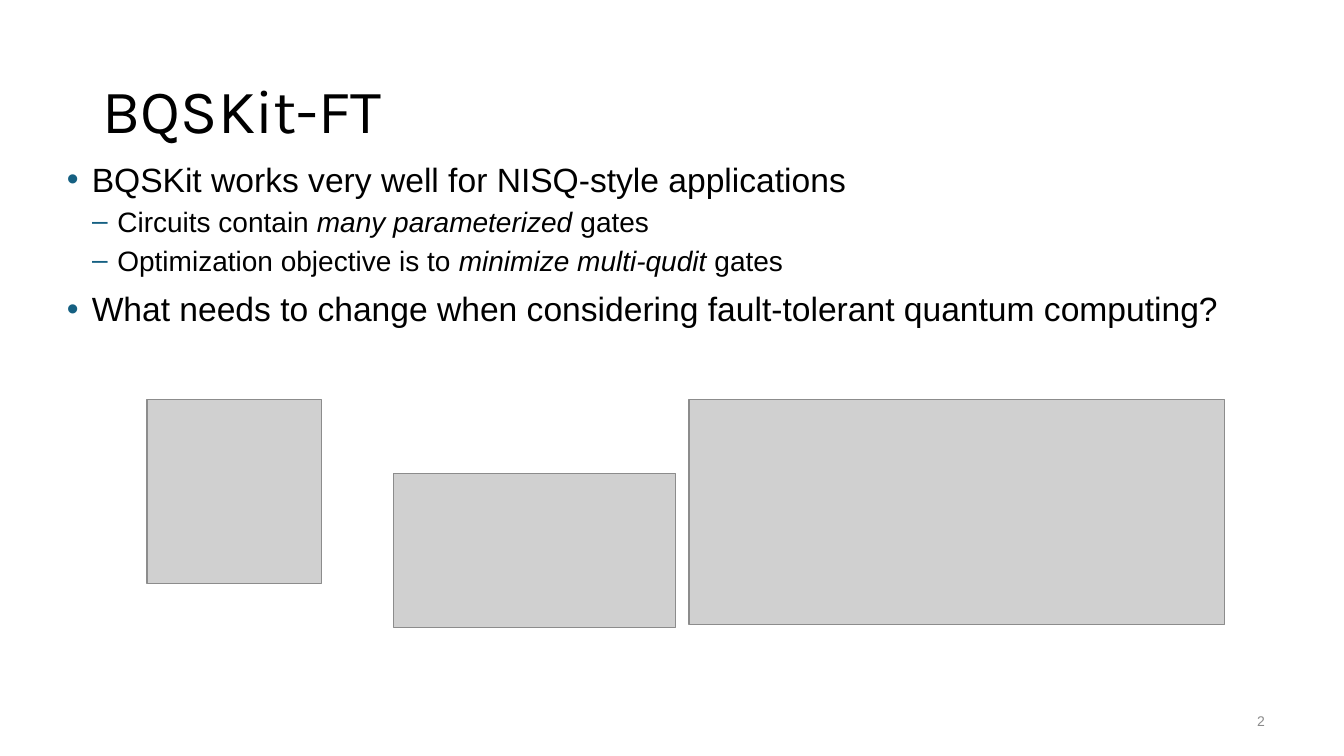
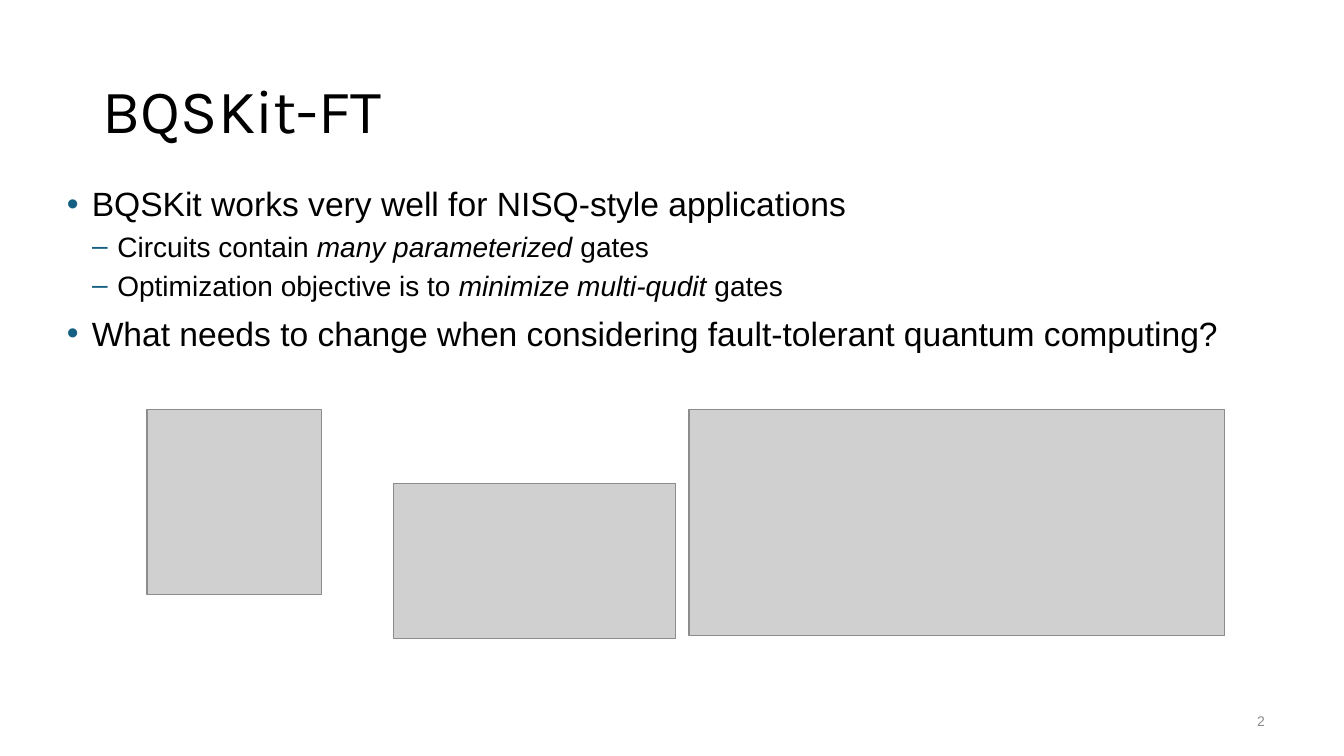
Before and after one commit to BQSKit/bqskit-tutorial, a slide deck: slide 2 of 4_FT_introduction.pptx. Drawn at 1344x756 pixels with LibreOffice and Linux fonts; fonts in the diff are those of the drawing; grey boxes stand for pictures. Boxes give left, top, right and bottom in pixels: in the first picture for what was removed or moved away, otherwise in the second. Text is boxed around its words. In the diff, an @@ line names an element or a change of style, - is before the commit and + after.

```diff
--- a/4_FT_introduction.pptx
+++ b/4_FT_introduction.pptx
@@ text "BQSKit works very well for ...": place and size @@
-text "BQSKit works very well for ..." at <box>92,167,1218,328</box>
+text "BQSKit works very well for ..." at <box>92,191,1218,353</box>
@@ 3 pictures: place and size @@
-3 pictures at <box>147,399,1225,628</box>
+3 pictures at <box>147,410,1225,638</box>
```
Also in this commit, not shown: 6 other slides changed.
